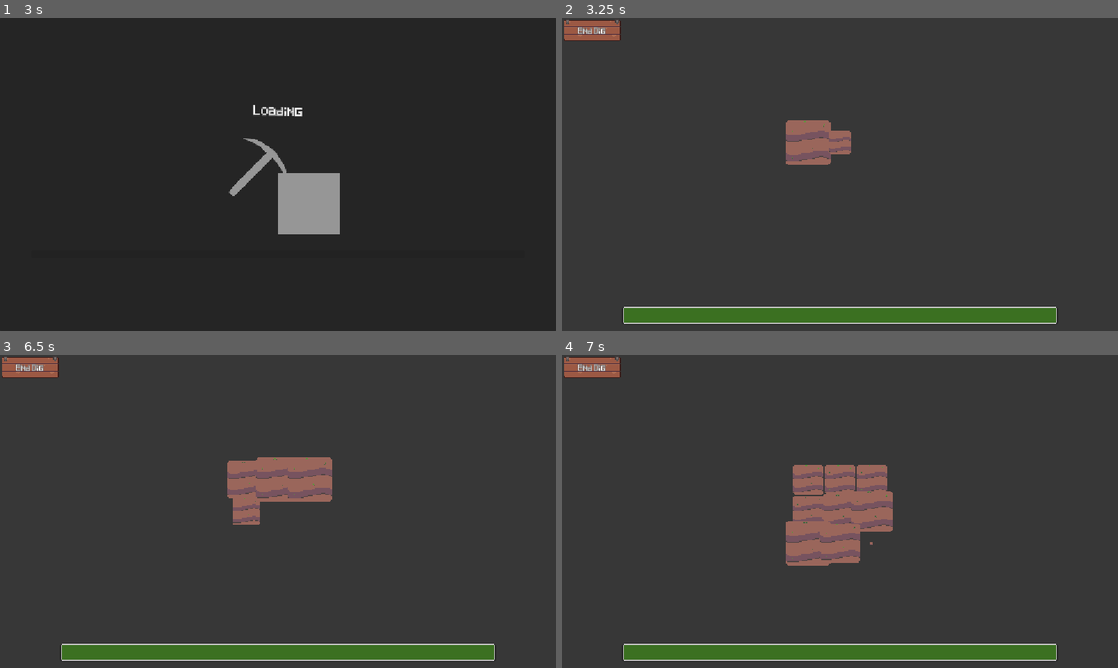
Above: before the commit, frames 1-4 (two rows, left to right).
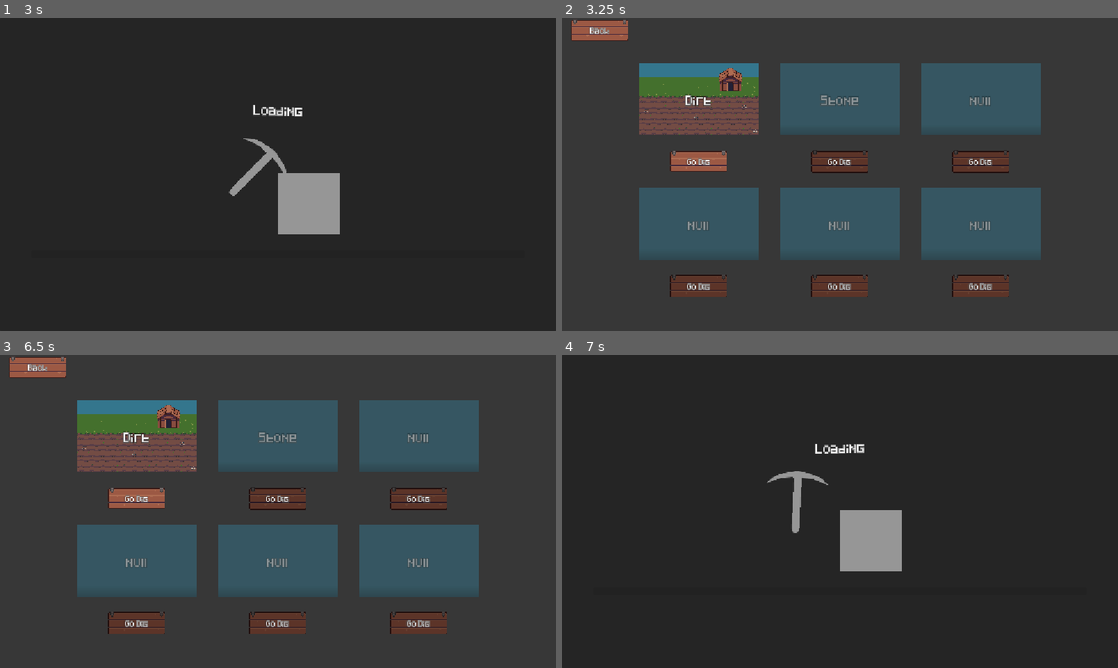
Above: after the commit, the same moments.

Repository: jakoofficial/DigNew
Game: Godot game, scene res://Scenes/MainMenu.tscn
The game is run twice, just before and just after one commit, with the same random seed, the same clock (stepped at 60 frames per second) and the same inputs. The engine's default icon, where the game draws it, is replaced by a stand-in: a white triangle on a blue panel in a dark square.
Inputs (mouse positions are in pixels of both pictures, inside the frame that each line leads up to):
- Up to frame 1 (3 s): click "New Game" at 0.5 s; move the mouse to (400, 158) at 1.27 s; tap E at 1.35 s; click (400, 158) at 1.42 s; click "Go dig" at 2 s; move the mouse to (166, 190) at 2.77 s; tap Q at 2.85 s; click (166, 190) at 2.92 s
- Up to frame 2 (3.25 s): no input
- Up to frame 3 (6.5 s): click (38, 367) at 3.5 s, where only the run after the commit has a clickable "Back"; move the mouse to (333, 442) at 4.27 s; tap E at 4.35 s; click (333, 442) at 4.42 s; click "Go dig" at 5 s; move the mouse to (250, 574) at 5.77 s; tap Q at 5.85 s; click (250, 574) at 5.92 s
- Up to frame 4 (7 s): click (701, 498) at 6.5 s, where only the run after the commit has a clickable "Go Dig"

Frame 1 is identical in both runs. In frame 2, 39% of the frame differs, in the area x 0-89%, y 0-98%; in frame 3, 40%; in frame 4, 11%.

Commit message:
Added levelselection and made them saveable. Fixed issue where skills could be pressed outside of their boxes(Fix tbd) Added new skill type for level type unlocks

Diff:
--- /dev/null
+++ b/Nodes/LevelSelect/level.tscn
@@ -0,0 +1,91 @@
+[gd_scene format=3 uid="uid://8gqbhf0ko0sn"]
+
+[ext_resource type="Script" uid="uid://cggi185i7o1ge" path="res://Scripts/LevelSelect/levelNode.gd" id="1_08thy"]
+[ext_resource type="Texture2D" uid="uid://nr5sl0y8dfxn" path="res://Sprites/MainMenuBG.png" id="1_yqf1e"]
+[ext_resource type="Texture2D" uid="uid://ds8k6jks6y5l2" path="res://Sprites/Gui.png" id="2_08thy"]
+
+[sub_resource type="AtlasTexture" id="AtlasTexture_2sqnl"]
+atlas = ExtResource("2_08thy")
+region = Rect2(128, 0, 116, 35)
+
+[sub_resource type="AtlasTexture" id="AtlasTexture_72w8f"]
+atlas = ExtResource("2_08thy")
+region = Rect2(128, 35, 116, 37)
+
+[sub_resource type="AtlasTexture" id="AtlasTexture_s6o25"]
+atlas = ExtResource("2_08thy")
+region = Rect2(128, 73, 116, 33)
+
+[node name="Level" type="VBoxContainer" unique_id=645813811]
+custom_minimum_size = Vector2(288, 254)
+anchors_preset = 8
+anchor_left = 0.5
+anchor_top = 0.5
+anchor_right = 0.5
+anchor_bottom = 0.5
+offset_left = -144.0
+offset_top = -127.0
+offset_right = 144.0
+offset_bottom = 127.0
+grow_horizontal = 2
+grow_vertical = 2
+size_flags_horizontal = 4
+mouse_filter = 2
+alignment = 1
+script = ExtResource("1_08thy")
+
+[node name="LevelImg" type="TextureRect" parent="." unique_id=1586497540]
+custom_minimum_size = Vector2(250, 150)
+layout_mode = 2
+size_flags_horizontal = 4
+size_flags_vertical = 6
+texture = ExtResource("1_yqf1e")
+expand_mode = 1
+stretch_mode = 6
+
+[node name="LevelName" type="RichTextLabel" parent="LevelImg" unique_id=663889075]
+layout_mode = 1
+anchors_preset = 15
+anchor_right = 1.0
+anchor_bottom = 1.0
+grow_horizontal = 2
+grow_vertical = 2
+mouse_filter = 1
+theme_type_variation = &"Title"
+bbcode_enabled = true
+text = "Dirt"
+scroll_active = false
+autowrap_mode = 0
+horizontal_alignment = 1
+vertical_alignment = 1
+
+[node name="GoDigBtn" type="TextureButton" parent="." unique_id=37154946]
+custom_minimum_size = Vector2(125, 50)
+layout_mode = 2
+size_flags_horizontal = 4
+size_flags_vertical = 8
+focus_neighbor_top = NodePath("../Options")
+focus_neighbor_bottom = NodePath("../Resume")
+mouse_filter = 1
+mouse_default_cursor_shape = 2
+texture_normal = SubResource("AtlasTexture_2sqnl")
+texture_hover = SubResource("AtlasTexture_72w8f")
+texture_disabled = SubResource("AtlasTexture_s6o25")
+texture_focused = SubResource("AtlasTexture_72w8f")
+ignore_texture_size = true
+stretch_mode = 0
+
+[node name="RichTextLabel" type="RichTextLabel" parent="GoDigBtn" unique_id=1665718767]
+layout_mode = 1
+anchors_preset = 15
+anchor_right = 1.0
+anchor_bottom = 1.0
+grow_horizontal = 2
+grow_vertical = 2
+mouse_filter = 1
+bbcode_enabled = true
+text = "Go Dig"
+scroll_active = false
+autowrap_mode = 0
+horizontal_alignment = 1
+vertical_alignment = 1
--- a/Nodes/UI/gui.tscn
+++ b/Nodes/UI/gui.tscn
@@ -220,7 +220,8 @@
 [node name="EndDigBtn" type="TextureButton" parent="Control" unique_id=1040406868]
 custom_minimum_size = Vector2(125, 50)
 layout_mode = 1
-offset_right = 125.0
+offset_left = 16.0
+offset_right = 141.0
 offset_bottom = 50.0
 size_flags_horizontal = 0
 focus_neighbor_top = NodePath("../Options")
--- a/Resources/SkillRes.gd
+++ b/Resources/SkillRes.gd
@@ -13,9 +13,12 @@
 @export var _Finished: bool = false
 @export var _UpgradeType:TYPE = 0
 @export var _UpgradeAmount: int = 1
+## Only used if Upgrade Type is set to LevelType
+@export var _LevelTypeUnlock: String = ""
 
 enum TYPE {
 	Stamina,
 	Strength,
-	ValueBonus
+	ValueBonus,
+	LevelType
 }
--- a/Scenes/Globals/SkillTreeInfo.tscn
+++ b/Scenes/Globals/SkillTreeInfo.tscn
@@ -40,9 +40,17 @@
 _Icon = SubResource("AtlasTexture_dd215")
 _Name = "Value+"
 _Description = "Adds +1 to all item values"
+_Unlocks = Array[String](["Unlock_Stone"])
 _UpgradeType = 2
+metadata/_custom_type_script = "uid://d4hkstn8p728s"
+
+[sub_resource type="Resource" id="Resource_x0sfq"]
+script = ExtResource("2_lqdd7")
+_Name = "Unlock_Stone"
+_UpgradeType = 3
+_LevelTypeUnlock = "Stone"
 metadata/_custom_type_script = "uid://d4hkstn8p728s"
 
 [node name="SkillTreeInfo" type="Node2D" unique_id=924719629]
 script = ExtResource("1_5xx86")
-Skills = Array[ExtResource("2_lqdd7")]([SubResource("Resource_t88sh"), SubResource("Resource_lqdd7"), SubResource("Resource_d4r5k")])
+Skills = Array[ExtResource("2_lqdd7")]([SubResource("Resource_t88sh"), SubResource("Resource_lqdd7"), SubResource("Resource_d4r5k"), SubResource("Resource_x0sfq")])
--- /dev/null
+++ b/Scenes/Level_Select.tscn
@@ -0,0 +1,113 @@
+[gd_scene format=3 uid="uid://bkbmb4cvb2gci"]
+
+[ext_resource type="Theme" uid="uid://e5uj1uvlt6aq" path="res://Themes/UI.tres" id="1_efp1w"]
+[ext_resource type="Script" uid="uid://375pdwyeccty" path="res://Scripts/LevelSelect/level_select.gd" id="2_6283k"]
+[ext_resource type="Texture2D" uid="uid://ds8k6jks6y5l2" path="res://Sprites/Gui.png" id="3_6283k"]
+[ext_resource type="PackedScene" uid="uid://8gqbhf0ko0sn" path="res://Nodes/LevelSelect/level.tscn" id="3_ojto8"]
+[ext_resource type="Texture2D" uid="uid://nr5sl0y8dfxn" path="res://Sprites/MainMenuBG.png" id="4_yee8s"]
+[ext_resource type="Texture2D" uid="uid://bl7ptj3xsospl" path="res://Sprites/Backdrop.png" id="5_11r63"]
+
+[sub_resource type="AtlasTexture" id="AtlasTexture_ojto8"]
+atlas = ExtResource("3_6283k")
+region = Rect2(128, 0, 116, 35)
+
+[sub_resource type="AtlasTexture" id="AtlasTexture_yee8s"]
+atlas = ExtResource("3_6283k")
+region = Rect2(128, 35, 116, 37)
+
+[sub_resource type="AtlasTexture" id="AtlasTexture_11r63"]
+atlas = ExtResource("3_6283k")
+region = Rect2(128, 73, 116, 33)
+
+[node name="LevelSelect" type="Control" unique_id=700572385]
+layout_mode = 3
+anchors_preset = 15
+anchor_right = 1.0
+anchor_bottom = 1.0
+grow_horizontal = 2
+grow_vertical = 2
+theme = ExtResource("1_efp1w")
+script = ExtResource("2_6283k")
+
+[node name="Back" type="TextureButton" parent="." unique_id=996719745]
+custom_minimum_size = Vector2(125, 50)
+layout_mode = 0
+offset_left = 16.0
+offset_right = 141.0
+offset_bottom = 50.0
+size_flags_horizontal = 6
+focus_neighbor_left = NodePath("../Confirm")
+focus_neighbor_top = NodePath("../Confirm")
+focus_neighbor_right = NodePath("../Confirm")
+focus_neighbor_bottom = NodePath("../Confirm")
+mouse_default_cursor_shape = 2
+texture_normal = SubResource("AtlasTexture_ojto8")
+texture_hover = SubResource("AtlasTexture_yee8s")
+texture_disabled = SubResource("AtlasTexture_11r63")
+texture_focused = SubResource("AtlasTexture_yee8s")
+ignore_texture_size = true
+stretch_mode = 0
+
+[node name="RichTextLabel" type="RichTextLabel" parent="Back" unique_id=1690170588]
+layout_mode = 1
+anchors_preset = 15
+anchor_right = 1.0
+anchor_bottom = 1.0
+grow_horizontal = 2
+grow_vertical = 2
+mouse_filter = 2
+bbcode_enabled = true
+text = "Back"
+scroll_active = false
+autowrap_mode = 0
+horizontal_alignment = 1
+vertical_alignment = 1
+
+[node name="LevelContainer" type="FlowContainer" parent="." unique_id=132329948]
+custom_minimum_size = Vector2(1152, 250)
+layout_mode = 1
+anchors_preset = 15
+anchor_right = 1.0
+anchor_bottom = 1.0
+offset_top = 192.0
+offset_bottom = -192.0
+grow_horizontal = 2
+grow_vertical = 2
+alignment = 1
+
+[node name="Level" parent="LevelContainer" unique_id=645813811 instance=ExtResource("3_ojto8")]
+layout_mode = 2
+LevelName = "Dirt"
+GoToLevel = 2
+LevelTexture = ExtResource("4_yee8s")
+Locked = false
+
+[node name="Level2" parent="LevelContainer" unique_id=581851783 instance=ExtResource("3_ojto8")]
+layout_mode = 2
+LevelName = "Stone"
+GoToLevel = 1
+LevelTexture = ExtResource("5_11r63")
+
+[node name="Level3" parent="LevelContainer" unique_id=187436779 instance=ExtResource("3_ojto8")]
+layout_mode = 2
+LevelName = "null"
+GoToLevel = 1
+LevelTexture = ExtResource("5_11r63")
+
+[node name="Level4" parent="LevelContainer" unique_id=1026202293 instance=ExtResource("3_ojto8")]
+layout_mode = 2
+LevelName = "null"
+GoToLevel = 1
+LevelTexture = ExtResource("5_11r63")
+
+[node name="Level5" parent="LevelContainer" unique_id=71895151 instance=ExtResource("3_ojto8")]
+layout_mode = 2
+LevelName = "null"
+GoToLevel = 1
+LevelTexture = ExtResource("5_11r63")
+
+[node name="Level6" parent="LevelContainer" unique_id=354505411 instance=ExtResource("3_ojto8")]
+layout_mode = 2
+LevelName = "null"
+GoToLevel = 1
+LevelTexture = ExtResource("5_11r63")
--- a/Scenes/SkillTree.tscn
+++ b/Scenes/SkillTree.tscn
@@ -124,6 +124,10 @@
 position = Vector2(672, 352)
 Skill_Name = "Value+"
 
+[node name="SkillNode4" parent="Skills" unique_id=1280238735 instance=ExtResource("4_p2c2s")]
+position = Vector2(768, 448)
+Skill_Name = "Unlock_Stone"
+
 [node name="TreeCam" type="Camera2D" parent="." unique_id=936225933]
 anchor_mode = 0
 process_callback = 0
--- a/Scripts/Globals/FileManager.gd
+++ b/Scripts/Globals/FileManager.gd
@@ -12,7 +12,8 @@
 		"ValueBonus": PS._PValueBonus,
 		"MaxSpotsX": GM.xSpots,
 		"MaxSpotsY": GM.ySpots,
-		"Skills": SkillTreeInfo.Skills
+		"Skills": SkillTreeInfo.Skills,
+		"LevelSelection": GM.LevelSelectDict
 	}
 	return dict
 
--- a/Scripts/Globals/GameManager.gd
+++ b/Scripts/Globals/GameManager.gd
@@ -20,8 +20,11 @@
 	if PS._PStaminaCurr <= 0 and digDone == false:
 		digDone = true
 
+var LevelSelectDict: Dictionary[String, bool]
+
 enum Scenes {
 	SKILLTREE,
+	LEVELSELECT,
 	DIGAREA
 }
 
@@ -33,6 +36,8 @@
 	match scene:
 		Scenes.SKILLTREE:
 			return "res://Scenes/SkillTree.tscn"
+		Scenes.LEVELSELECT:
+			return "res://Scenes/Level_Select.tscn"
 		Scenes.DIGAREA:
 			return "res://Scenes/DigArea.tscn"
 	return "No scene found!"
--- a/Scripts/Globals/PlayerStats.gd
+++ b/Scripts/Globals/PlayerStats.gd
@@ -8,11 +8,12 @@
 var _PBalance: int = 0
 var _PValueBonus: int = 0
 
-func Apply_Upgrade(upgrade: SkillRes.TYPE, amount: int) -> void:
+func Apply_Upgrade(upgrade: SkillRes.TYPE, amount: int, leveltypeunlock: String = "") -> void:
 	match upgrade:
 		SkillRes.TYPE.Stamina: _PStaminaMax += amount
 		SkillRes.TYPE.Strength: _PStrength += amount
 		SkillRes.TYPE.ValueBonus: _PValueBonus += amount
+		SkillRes.TYPE.LevelType: GM.LevelSelectDict[leveltypeunlock] = false
 	pass
 
 func SetValues(data: Dictionary) -> void:
@@ -23,3 +24,4 @@
 	GM.xSpots = data["MaxSpotsX"]
 	GM.ySpots = data["MaxSpotsY"]
 	SkillTreeInfo.Load((data["Skills"] as Array[SkillRes]))
+	GM.LevelSelectDict = data["LevelSelection"]
--- /dev/null
+++ b/Scripts/LevelSelect/levelNode.gd
@@ -0,0 +1,28 @@
+extends VBoxContainer
+@onready var level_img: TextureRect = $LevelImg
+@onready var level_name: RichTextLabel = $LevelImg/LevelName
+@onready var go_dig_btn: TextureButton = $GoDigBtn
+
+@export var LevelName: String = "Level"
+@export var GoToLevel: GM.Scenes
+@export var LevelTexture: Texture
+@export var Locked: bool = true
+
+func _ready() -> void:
+	level_img.texture = LevelTexture
+	level_name.text = LevelName
+	go_dig_btn.connect("pressed", _levelPressed)
+
+	if !GM.LevelSelectDict.has(LevelName):
+		GM.LevelSelectDict[LevelName] = Locked
+	if !GM.LevelSelectDict[LevelName]:
+		level_img.modulate.a = 1
+		go_dig_btn.disabled = false
+	else:
+		level_img.modulate.a = 0.5
+		go_dig_btn.disabled = true
+
+
+func _levelPressed() -> void:
+	if !GM.LevelSelectDict[LevelName]:
+		GM.load_scene(GoToLevel)
--- /dev/null
+++ b/Scripts/LevelSelect/level_select.gd
@@ -0,0 +1,6 @@
+extends Control
+@onready var level_container: FlowContainer = $LevelContainer
+@onready var back: TextureButton = $Back
+
+func _ready() -> void:
+	back.connect("pressed", GM.load_scene.bind(GM.Scenes.SKILLTREE))
--- a/Scripts/SkillTree/skill_node.gd
+++ b/Scripts/SkillTree/skill_node.gd
@@ -32,11 +32,10 @@
 
 func _Activate() -> void:
 	if skill_res._LevelCurr == skill_res._LevelMaxAmount: return
-
 	if PS._PBalance >= skill_res._Cost:
 		PS._PBalance -= skill_res._Cost
 		skill_res._LevelCurr += 1
-		PS.Apply_Upgrade(skill_res._UpgradeType, skill_res._UpgradeAmount)
+		PS.Apply_Upgrade(skill_res._UpgradeType, skill_res._UpgradeAmount, skill_res._LevelTypeUnlock)
 		if skill_res._LevelCurr >= skill_res._LevelMaxAmount and !skill_res._Finished:
 			skill_res._Finished = true
 		hover_info._setInfo()
@@ -68,5 +67,7 @@
 		hover_info.show()
 		hover_info._setInfo()
 
-	if hovered and FK.JustReleased(AM.action("L_Click")):
+	FK.JustPressed(AM.action("L_Click")) #Remove when fixed
+	if hovered and FK.JustPressed(AM.action("L_Click")):
+		print("aksdjnh")
 		_Activate()
--- a/Scripts/SkillTree/skill_tree.gd
+++ b/Scripts/SkillTree/skill_tree.gd
@@ -11,4 +11,5 @@
 		player_balance.text = str(PS._PBalance)
 
 func _GoDig() -> void:
-	GM.load_scene(GM.Scenes.DIGAREA)
+	FM.SaveGame()
+	GM.load_scene(GM.Scenes.LEVELSELECT)
--- a/project.godot
+++ b/project.godot
@@ -39,6 +39,7 @@
 
 folder_colors={
 "res://Nodes/": "yellow",
+"res://Resources/": "purple",
 "res://Scenes/": "green",
 "res://Scripts/": "red",
 "res://Sprites/": "orange"
Not shown, added: Scripts/LevelSelect/levelNode.gd.uid
Not shown, added: Scripts/LevelSelect/level_select.gd.uid
